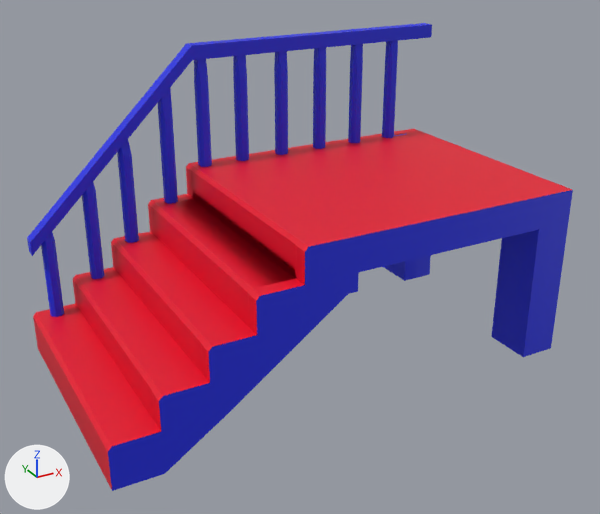
An edit to the FBX model Assets/Models/HG_Models/GarageStairs.fbx, drawn before and after from the same camera.
One viewpoint serves both versions: a 50 mm camera at (-1.13, -6.87, 3.76) aimed at (1.96, -1.25, 0.95). Arrows for +X, +Y and +Z are at lower left; the lights stay in place. The older version comes first.
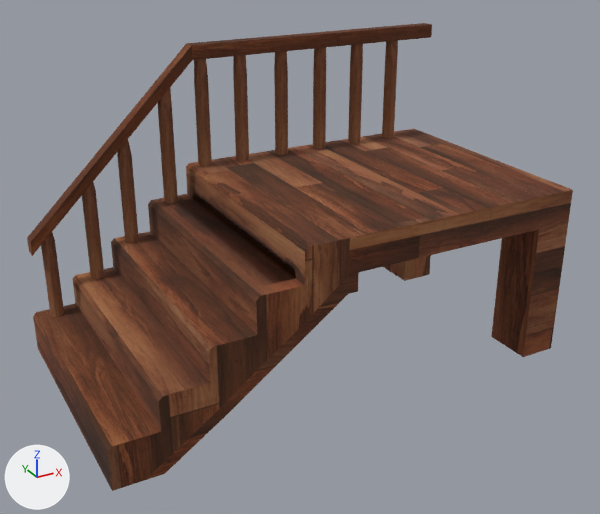
What the commit changed:
Picture 'Porch.png' (img_porch_png) is new.
In material 'StairMotha' (mat_stairmotha), base_color is no longer (0.8, 0.0, 0.0208), red #e70028.
In material 'StairMotha' (mat_stairmotha), texture is now set to img_porch_png, with its transparency.
In material 'StairMotha' (mat_stairmotha), roughness goes from 0.5 to 1.0.
In material 'Material.001' (mat_material_001), base_color is no longer (0.0129, 0.0244, 0.8), blue #1e2be7.
In material 'Material.001' (mat_material_001), texture is now set to img_porch_png, with its transparency.
In material 'Material.001' (mat_material_001), roughness goes from 0.5 to 1.0.
me_cube_002 has 981 vertices, 859 faces and spans x -2.23..1.84, y -1.11..1.11, z -5.5..-2.92.
me_cube_002 is used by ob_cube_001; location (2.183, -1.103, 5.497).
me_cube_002 part 1: texture (UV) coordinates of 580 of 859 faces, centred in x -2.23..1.74, y -1.11..1.11, z -5.5..-2.92, changed; they spanned u 0.0..0.96, v 0.0..1.0 and now span u 0.01..1.0, v 0.01..0.99.

Changed parts and their boxes [x1, y1, x2, y2] in the pictures (600 x 514 px):
'Cube.001', surface changed (darker): [27, 23, 573, 491] in both
part 1 of me_cube_002, surface changed (darker): [27, 23, 572, 491] in both
